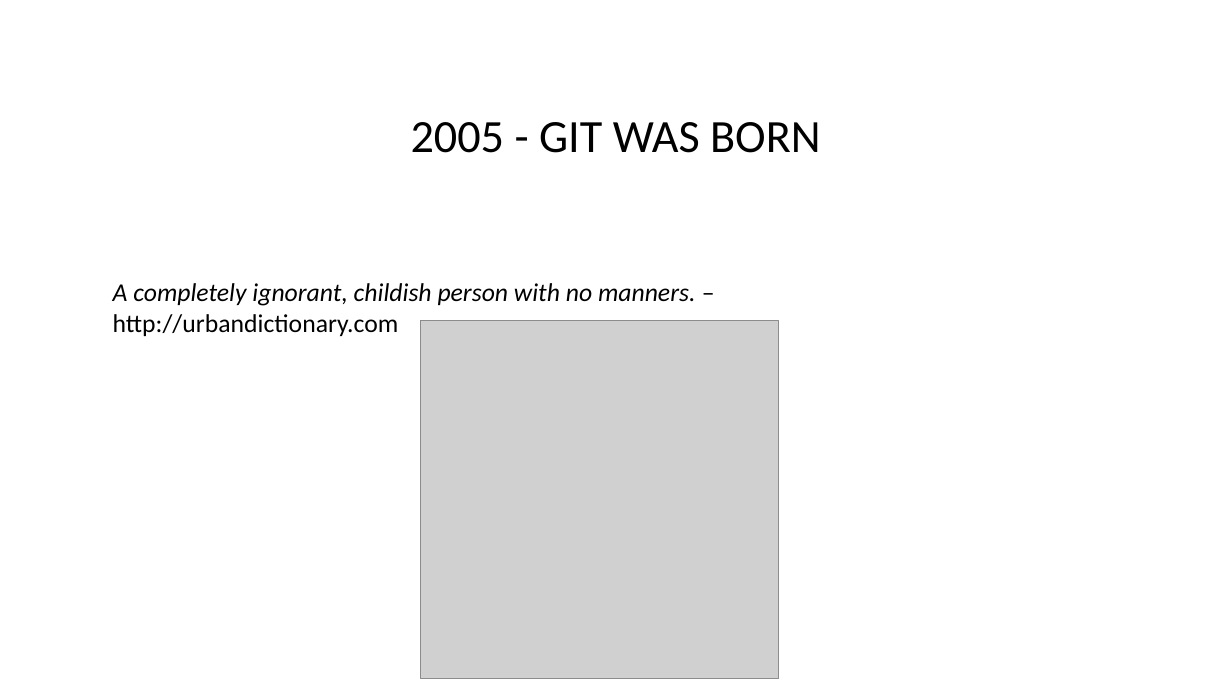
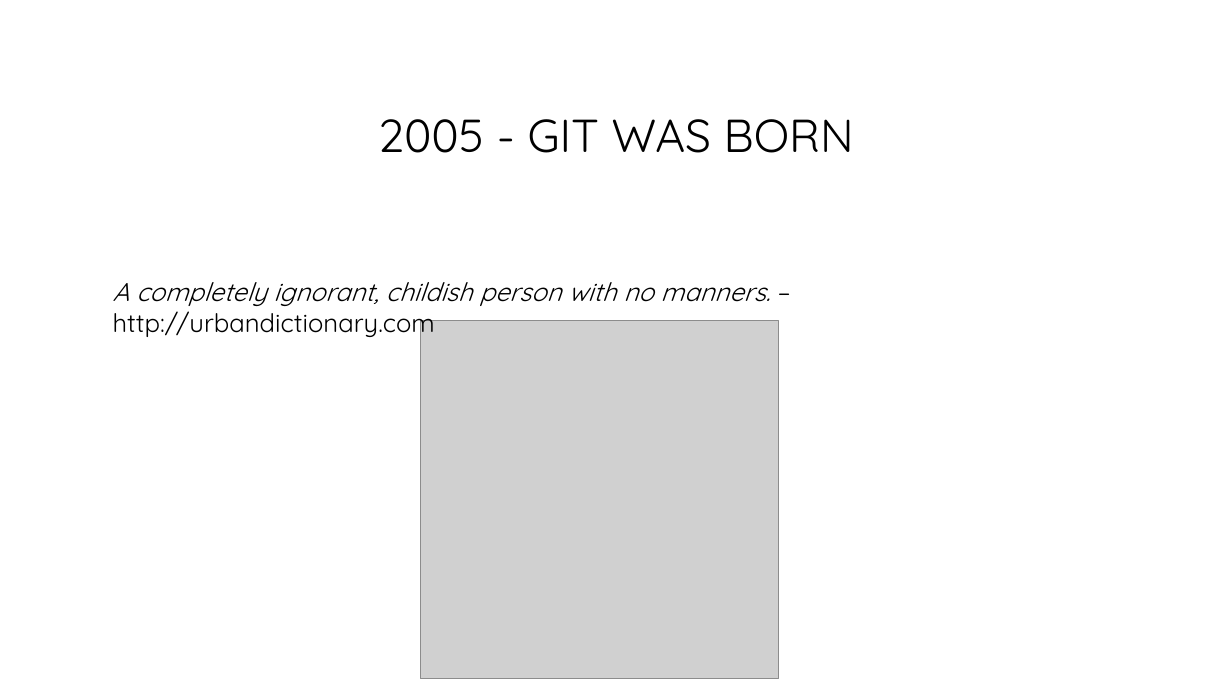
Before and after one commit to bogdanbujdea/git102, a slide deck: slide 13 of Course 1.pptx. Drawn at 1232x693 pixels with LibreOffice and Linux fonts; fonts in the diff are those of the drawing; grey boxes stand for pictures. Boxes give left, top, right and bottom in pixels: in the first picture for what was removed or moved away, otherwise in the second. Text is boxed around its words. In the diff, an @@ line names an element or a change of style, - is before the commit and + after.

Commit message:
changed all fonts to Century Gothic

```diff
--- a/Course 1.pptx
+++ b/Course 1.pptx
@@ title "2005 - GIT WAS BORN" at (x1=378, y1=119, x2=854, y2=153): font Calibri to Quicksand @@
@@ text "A completely ignorant, childish person ..." at (x1=113, y1=282, x2=771, y2=339): font Calibri to Quicksand @@
```
Also in this commit, not shown: 28 other slides changed, 1 slide removed.
